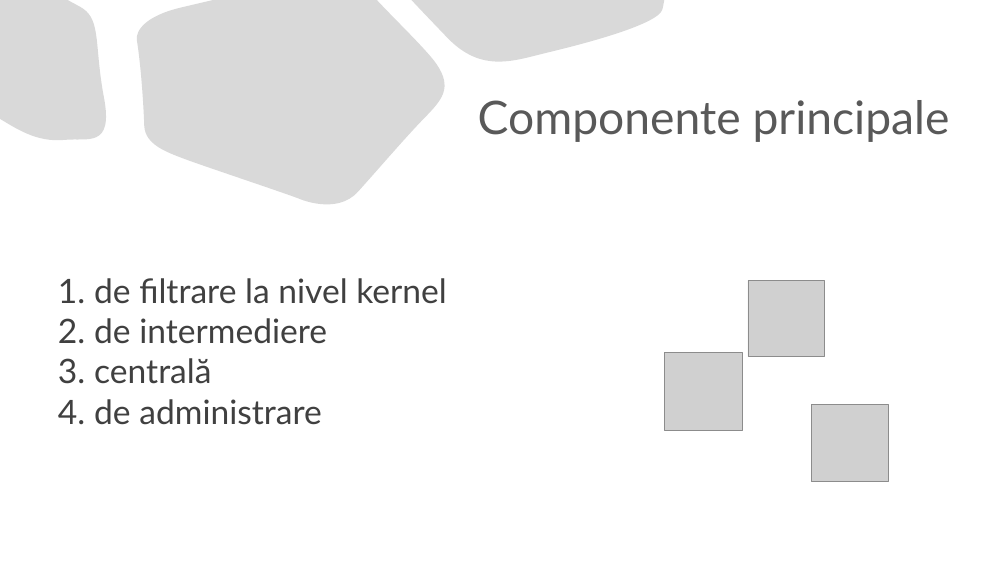
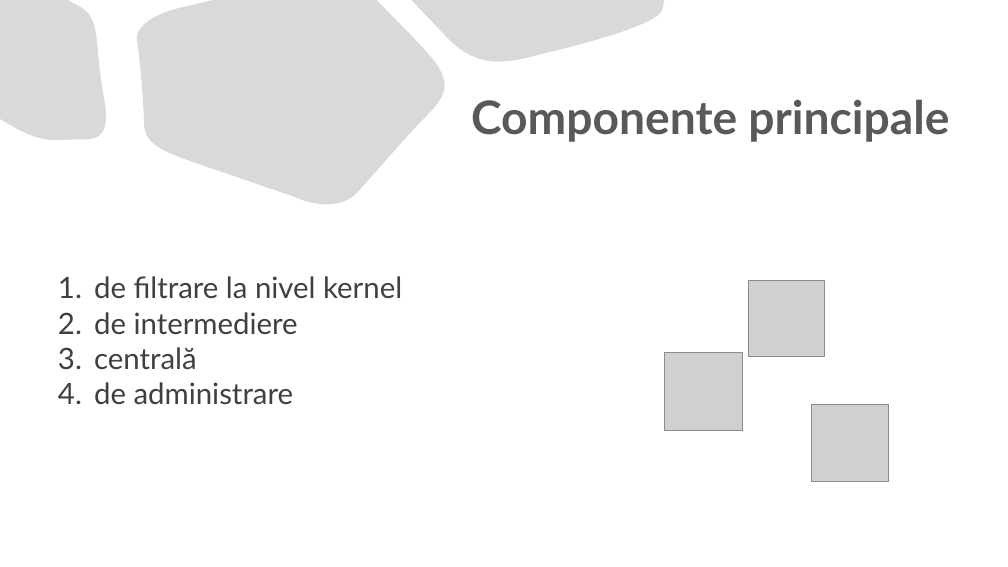
Before and after one commit to TheodorPredescu/Intrusion-Detection-and-Prevention-System, a slide deck: slide 6 of document/scss/prezentare_scss.pptx (slide 5 before the commit). Drawn at 1008x567 pixels with LibreOffice and Linux fonts; fonts in the diff are those of the drawing; grey boxes stand for pictures. Boxes give left, top, right and bottom in pixels: in the first picture for what was removed or moved away, otherwise in the second. Text is boxed around its words. In the diff, an @@ line names an element or a change of style, - is before the commit and + after.

```diff
--- a/document/scss/prezentare_scss.pptx
+++ b/document/scss/prezentare_scss.pptx
@@ title "Componente principale" at box(471, 99, 949, 142): bold on @@
@@ text "de filtrare la nivel kernel" at box(94, 276, 402, 405): size 32 to 28 pt @@
```
Also in this commit, not shown: 6 other slides changed, 1 slide added, 2 other files.
